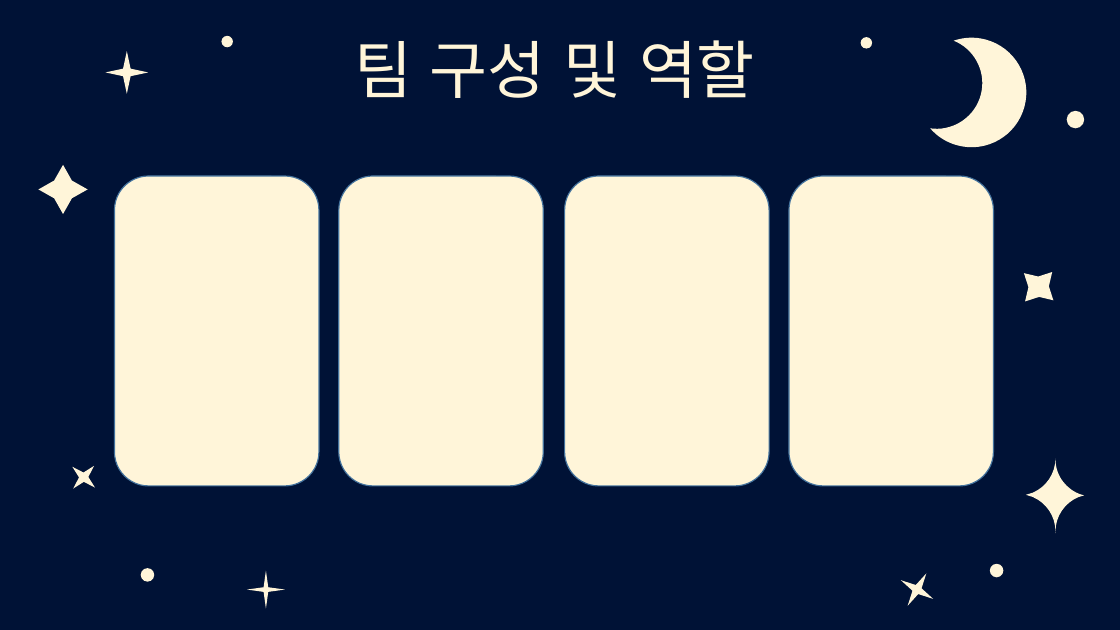
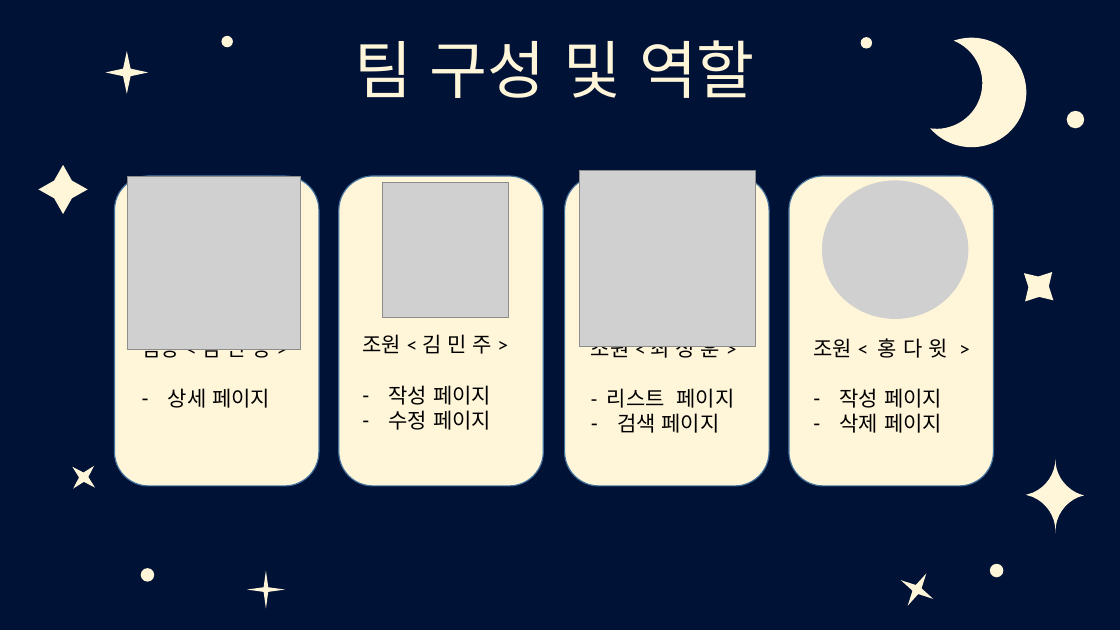
Before and after one commit to 0817php-404NFT/todolist, a slide deck: slide 3 of doc/꿀잠_todolist_ppt.pptx. Drawn at 1120x630 pixels with LibreOffice and Linux fonts; fonts in the diff are those of the drawing; grey boxes stand for pictures. Boxes give left, top, right and bottom in pixels: in the first picture for what was removed or moved away, otherwise in the second. Text is boxed around its words. In the diff, an @@ line names an element or a change of style, - is before the commit and + after.

```diff
--- a/doc/꿀잠_todolist_ppt.pptx
+++ b/doc/꿀잠_todolist_ppt.pptx
@@ picture added at (127,176,301,350) @@
@@ picture added at (580,171,755,346) @@
@@ picture added at (382,182,508,318) @@
@@ picture added at (823,181,969,319) @@
@@ text added at (142,349,271,408), 18 pt, text #000000 @@
+팀장 < 김 민 정 >
+– 상세 페이지
@@ text added at (362,334,492,430), 18 pt, text #000000 @@
+조원 < 김 민 주 >
+– 작성 페이지
+– 수정 페이지
@@ text added at (591,346,735,433), 18 pt, text #000000 @@
+조원 < 최 정 훈 >
+- 리스트 페이지
+– 검색 페이지
@@ text added at (813,338,947,433), 18 pt, text #000000 @@
+조원 < 홍 다 윗 >
+– 작성 페이지
+– 삭제 페이지
```
Also in this commit, not shown: 3 other slides changed, 6 slides added.
